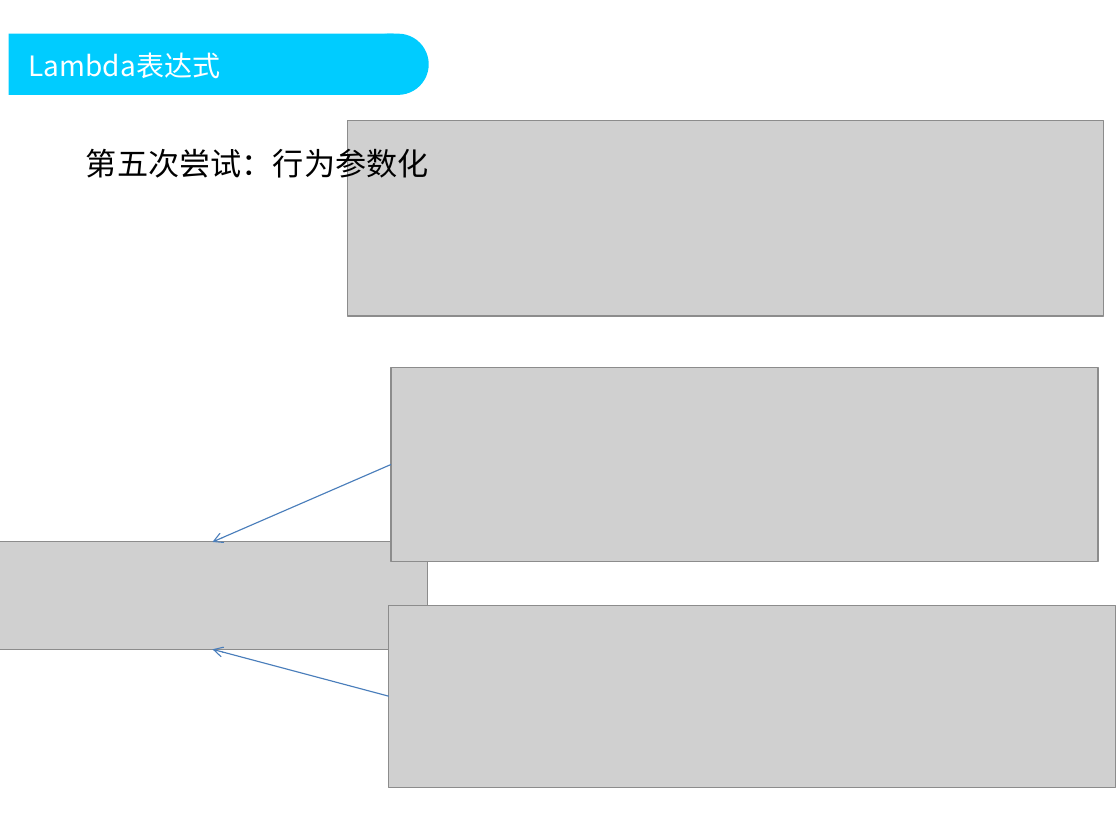
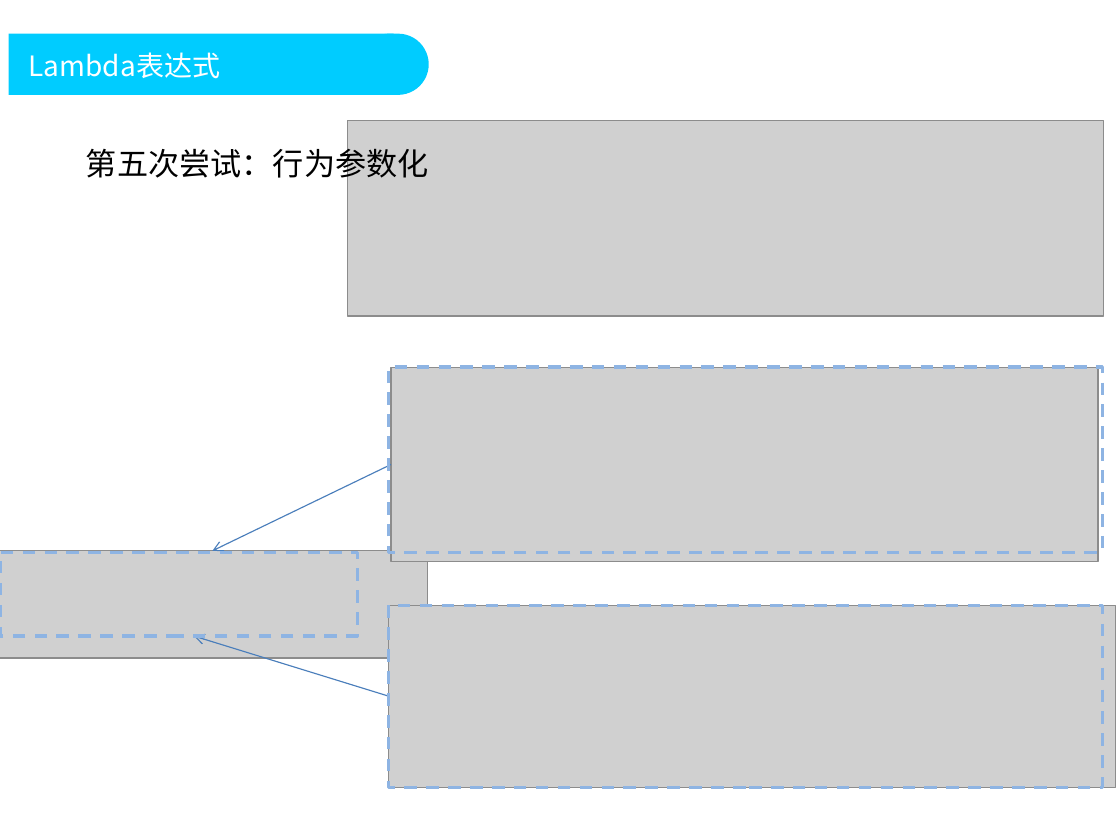
Before and after one commit to DoublePoint/MVC, a slide deck: slide 9 of 04相关插件/Java8/Java高级教程2.pptx. Drawn at 1120x840 pixels with LibreOffice and Linux fonts; fonts in the diff are those of the drawing; grey boxes stand for pictures; background and template pictures are left out. Boxes give left, top, right and bottom in pixels: in the first picture for what was removed or moved away, otherwise in the second. Text is boxed around its words. In the diff, an @@ line names an element or a change of style, - is before the commit and + after.

```diff
--- a/04相关插件/Java8/Java高级教程2.pptx
+++ b/04相关插件/Java8/Java高级教程2.pptx
@@ rectangle added at <box>389,367,1102,552</box>, outline #8EB4E3 2 pt dashed @@
@@ arrow moved from (391, 465) - (213, 542) to (391, 465) - (213, 551) @@
@@ picture: place and size @@
-picture at <box>0,542,428,650</box>
+picture at <box>0,551,428,659</box>
@@ rectangle added at <box>0,552,357,636</box>, outline #8EB4E3 2 pt dashed @@
@@ rectangle added at <box>389,605,1102,786</box>, outline #8EB4E3 2 pt dashed @@
@@ arrow moved from (389, 697) - (213, 650) to (389, 697) - (194, 636) @@
```
Also in this commit, not shown: 35 other slides changed, 7 slides added, 1 slide removed, 14 other files.
